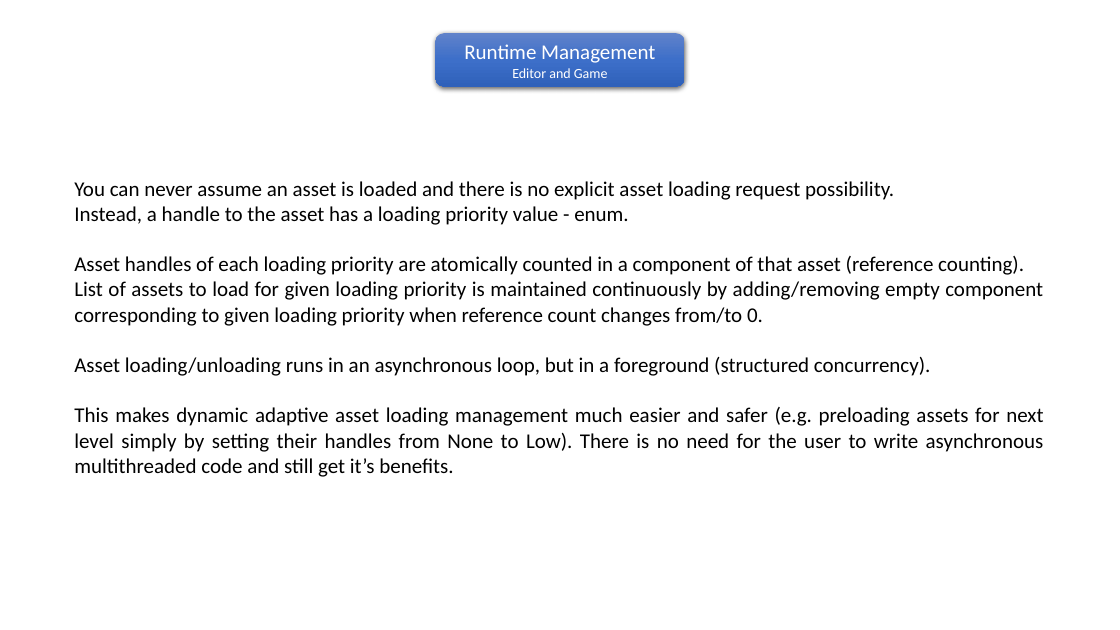
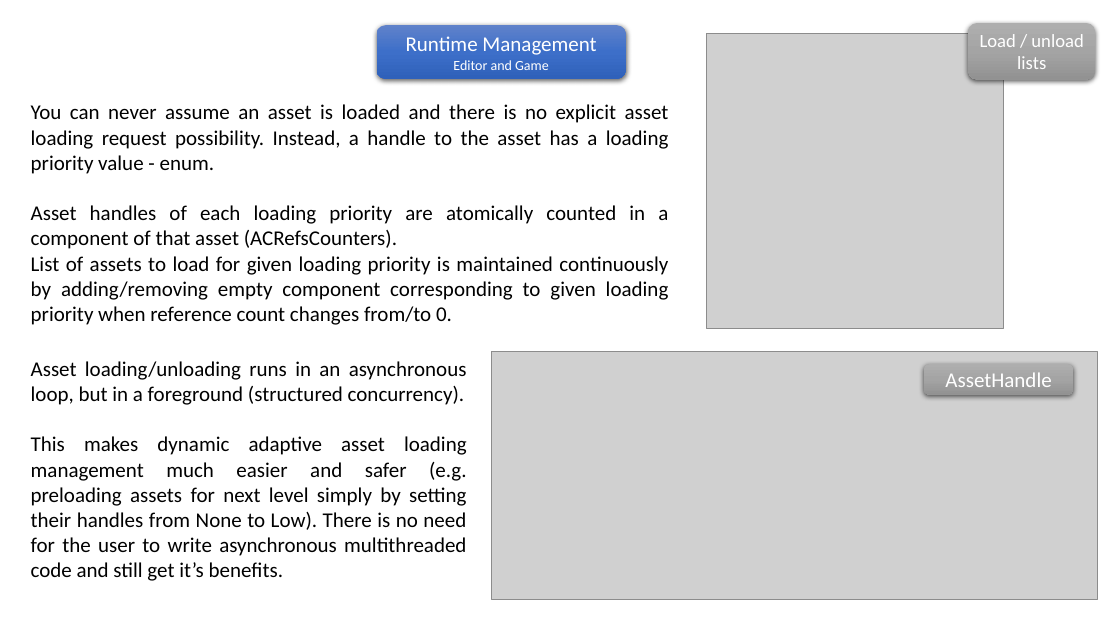
Before and after one commit to pawel-kaleta/FoolsEngine, a slide deck: slide 8 of Documentation/Asset Pipeline.pptx (slide 7 before the commit). Drawn at 1120x630 pixels with LibreOffice and Linux fonts; fonts in the diff are those of the drawing; grey boxes stand for pictures. Boxes give left, top, right and bottom in pixels: in the first picture for what was removed or moved away, otherwise in the second. Text is boxed around its words. In the diff, an @@ line names an element or a change of style, - is before the commit and + after.

```diff
--- a/Documentation/Asset Pipeline.pptx
+++ b/Documentation/Asset Pipeline.pptx
@@ rounded rectangle "Runtime Management": place and size @@
-rounded rectangle "Runtime Management" at [435, 33, 685, 87]
+rounded rectangle "Runtime Management" at [376, 25, 626, 79]
@@ rounded rectangle added at [969, 23, 1096, 79], fill gradient #AFAFAF to #A5A5A5 to #939393, 16 pt, text #FFFFFF @@
+Load / unload lists
@@ picture added at [707, 34, 1004, 329] @@
@@ text "You can never assume an ...": place and size @@
-text "You can never assume an ..." at [74, 181, 1044, 477]
+text "You can never assume an ..." at [31, 104, 669, 325]
@@ text at [31, 104, 669, 249]: text changed @@
-You can never assume an asset is loaded and there is no explicit asset loading request possibility.
-Instead, a handle to the asset has a loading priority value - enum.
-Asset handles of each loading priority are atomically counted in a component of that asset (reference counting).
+You can never assume an asset is loaded and there is no explicit asset loading request possibility. Instead, a handle to the asset has a loading priority value - enum.
+Asset handles of each loading priority are atomically counted in a component of that asset (ACRefsCounters).
@@ text at [74, 357, 1044, 477]: paragraphs removed @@
-Asset loading/unloading runs in an asynchronous loop, but in a foreground (structured concurrency).
-This makes dynamic adaptive asset loading management much easier and safer (e.g. preloading assets for next level simply by setting their handles from None to Low). There is no need for the user to write asynchronous multithreaded code and still get it’s benefits.
@@ picture added at [492, 351, 1097, 599] @@
@@ text added at [31, 361, 467, 581], 18 pt, text #000000 @@
+Asset loading/unloading runs in an asynchronous loop, but in a foreground (structured concurrency).
+This makes dynamic adaptive asset loading management much easier and safer (e.g. preloading assets for next level simply by setting their handles from None to Low). There is no need for the user to write asynchronous multithreaded code and still get it’s benefits.
@@ rounded rectangle added at [924, 365, 1074, 395], fill gradient #AFAFAF to #A5A5A5 to #939393, 18 pt, text #FFFFFF @@
+AssetHandle
```
Also in this commit, not shown: 4 other slides changed, 1 slide added, 16 other files.
